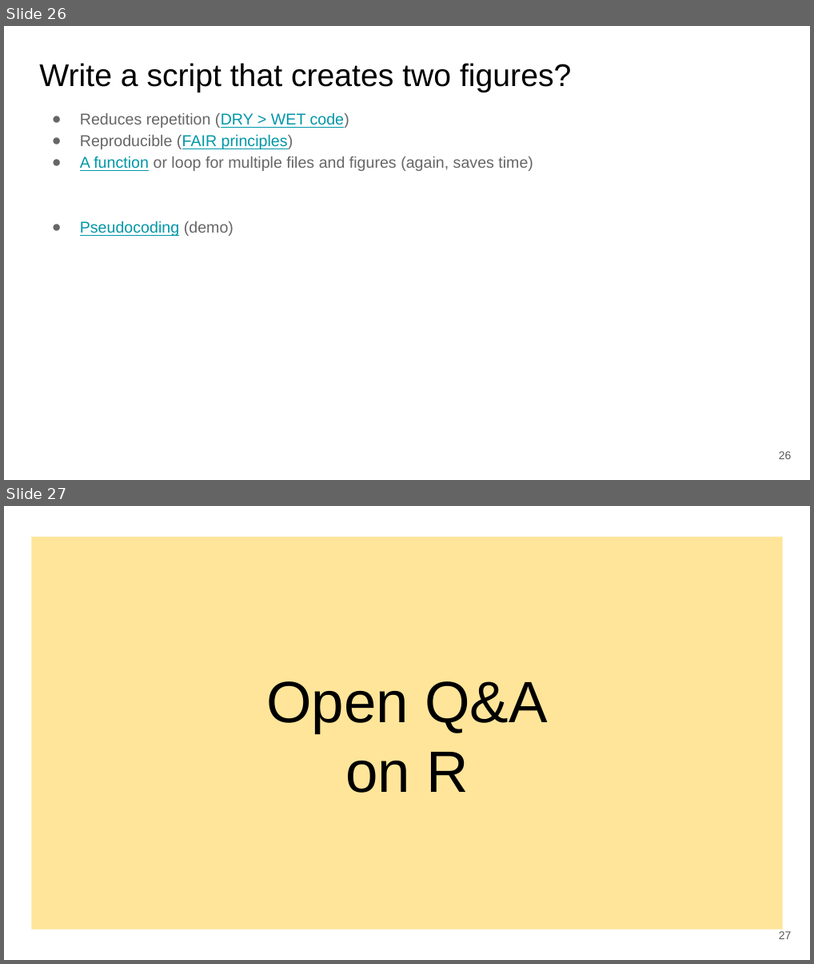
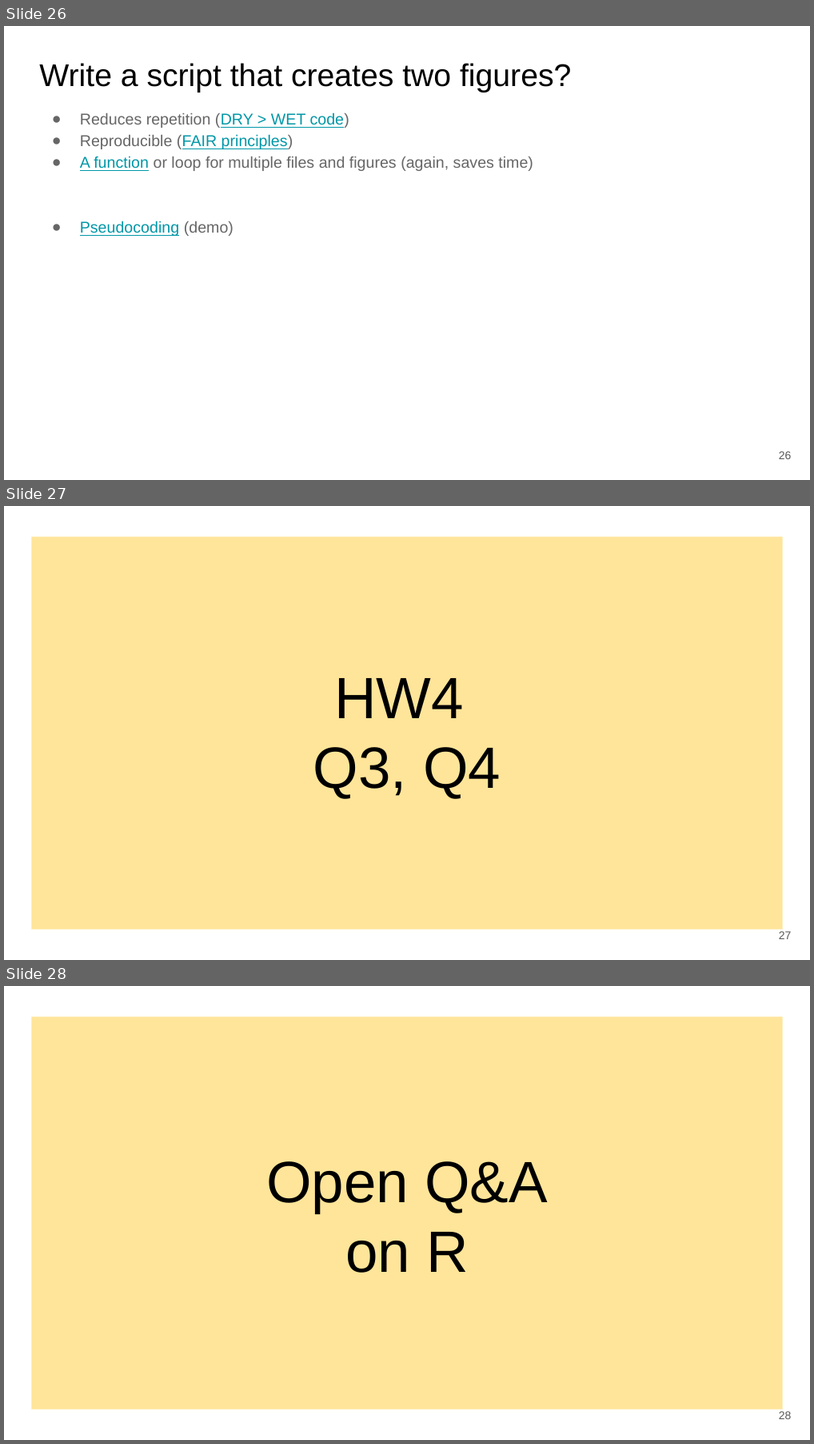
Before and after one commit to SuLab/Applied-Bioinformatics, a slide deck: Lectures/A4.b_R-Plotting.pptx. Shown one above the other, each under a label of ours: slides 26 and 27 before the commit, slides 26, 27 and 28 after it. The pictures are 814x964 and 814x1444 pixels, drawn with LibreOffice and Linux fonts; fonts in the diff are those of the drawing. Boxes give left, top, right and bottom in pixels: in the first picture for what was removed or moved away, otherwise in the second. Text is boxed around its words. In the diff, an @@ line names an element or a change of style, - is before the commit and + after.

```diff
--- a/Lectures/A4.b_R-Plotting.pptx
+++ b/Lectures/A4.b_R-Plotting.pptx
@@ slide 27 added at box(4, 506, 810, 960), background #FFFFFF @@
@@ rectangle added at box(31, 536, 783, 929), fill #FFE599 @@
@@ title added at box(314, 678, 501, 799), 52 pt, text #000000 @@
+HW4
+Q3, Q4
@@ page number added at box(779, 931, 792, 939), 10 pt, text #595959 @@
+27
@@ what was slide 27 is now slide 28 @@
@@ page number at box(779, 1411, 792, 1419): text changed @@
-27
+28
```
Also in this commit, not shown: 2 slides changed, 1 other file.
